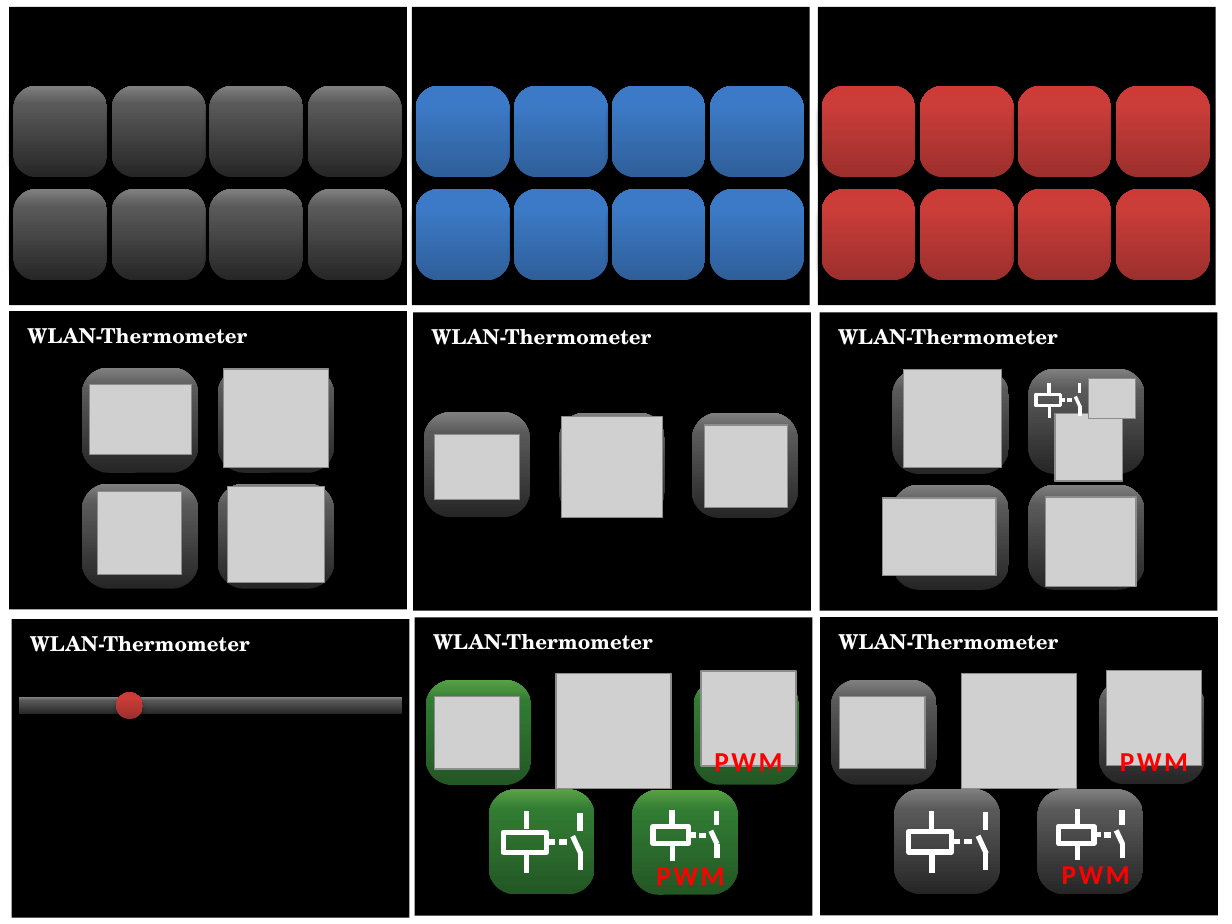
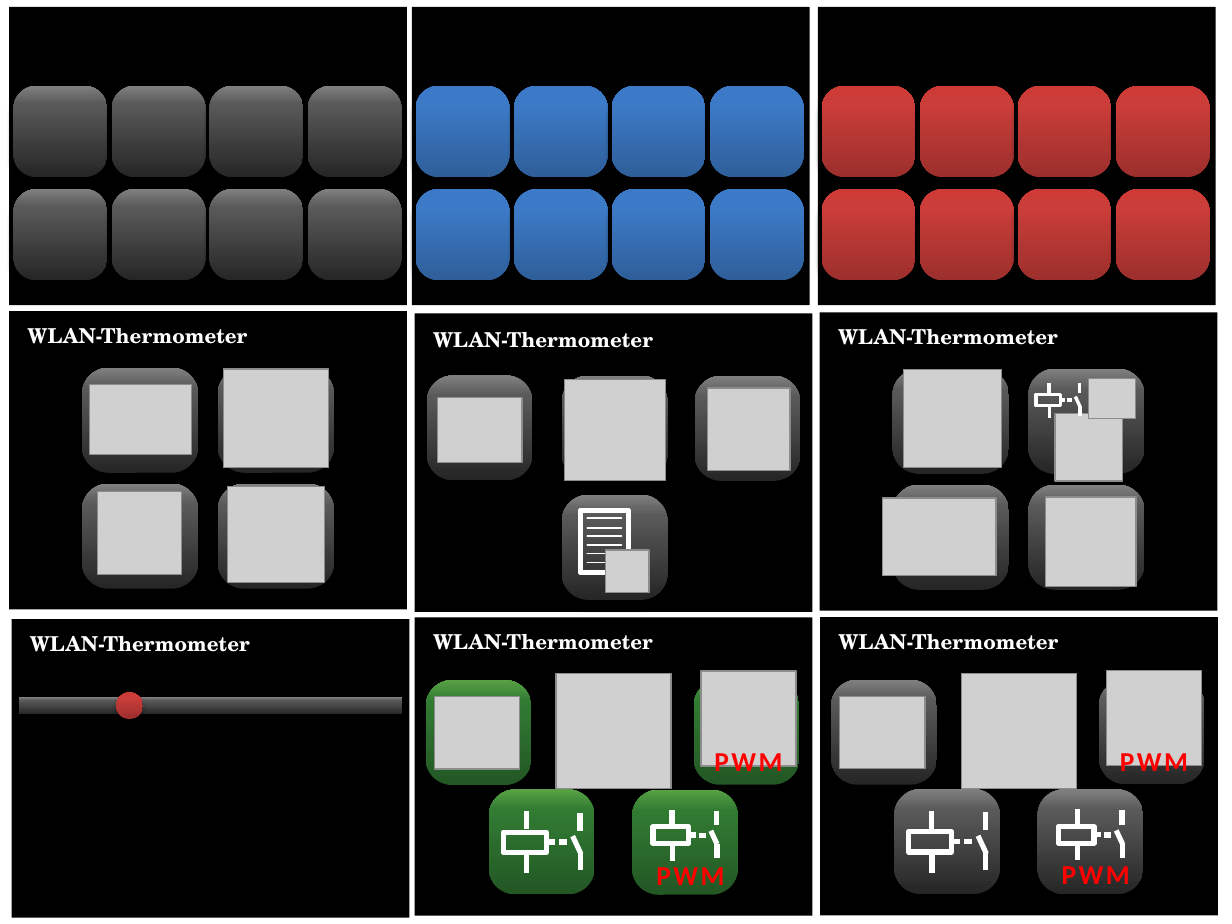
Before and after one commit to WLANThermo/WLANThermo_v2, a slide deck: slide 2 of nextion/Nextion Design Blackline2.pptx. Drawn at 1232x924 pixels with LibreOffice and Linux fonts; fonts in the diff are those of the drawing; grey boxes stand for pictures. Boxes give left, top, right and bottom in pixels: in the first picture for what was removed or moved away, otherwise in the second. Text is boxed around its words. In the diff, an @@ line names an element or a change of style, - is before the commit and + after.

```diff
--- a/nextion/Nextion Design Blackline2.pptx
+++ b/nextion/Nextion Design Blackline2.pptx
@@ 3 pictures, 1 rounded rectangle: place and size @@
-3 pictures, 1 rounded rectangle at (424,413,787,517)
+3 pictures, 1 rounded rectangle at (426,376,790,480)
@@ rounded rectangle: place and size @@
-rounded rectangle at (559,413,665,517)
+rounded rectangle at (562,376,668,480)
@@ rounded rectangle: place and size @@
-rounded rectangle at (692,413,798,517)
+rounded rectangle at (695,376,801,480)
@@ group added at (562,495,668,600): 6 lines, 1 rounded rectangle, 1 rectangle, 1 picture @@
```
Also in this commit, not shown: 2 other slides changed, 8 other files.
